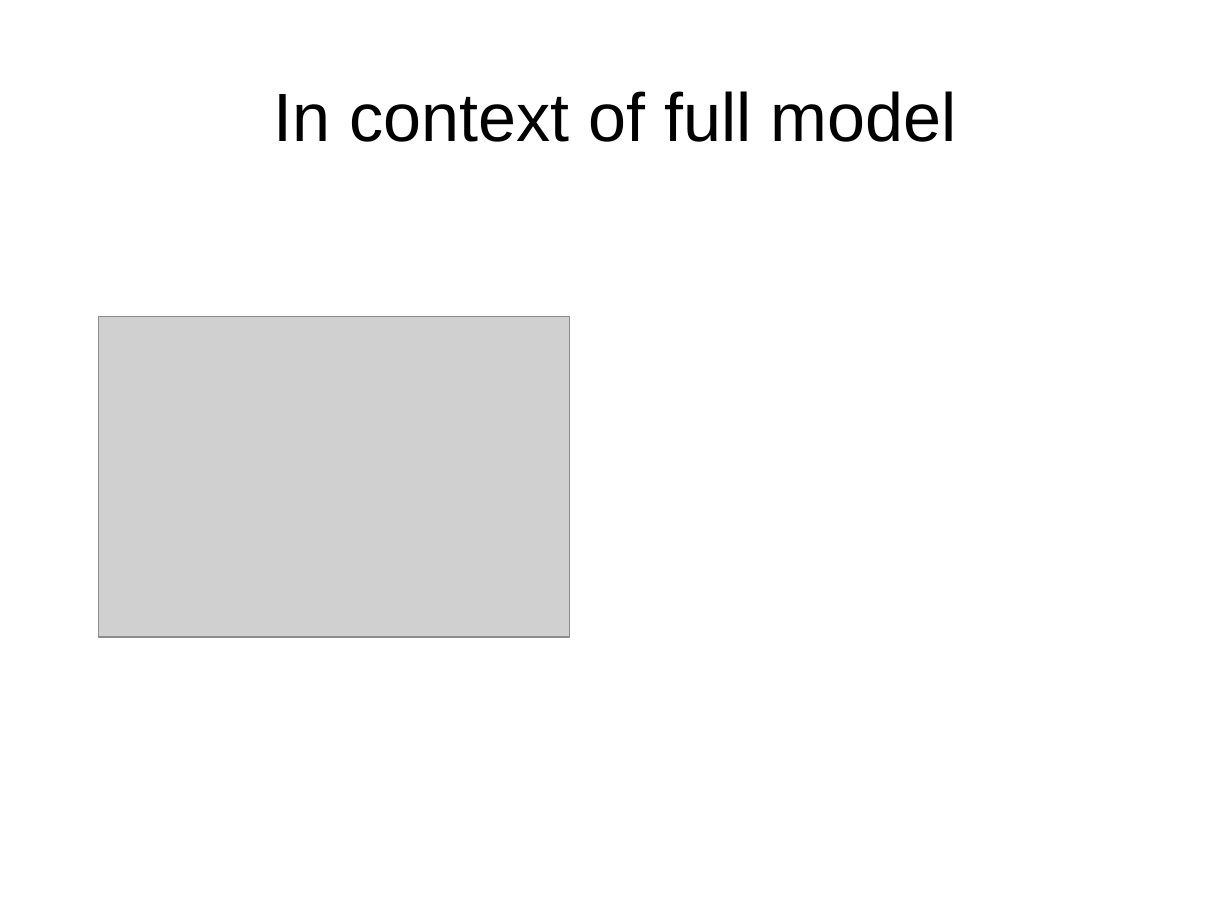
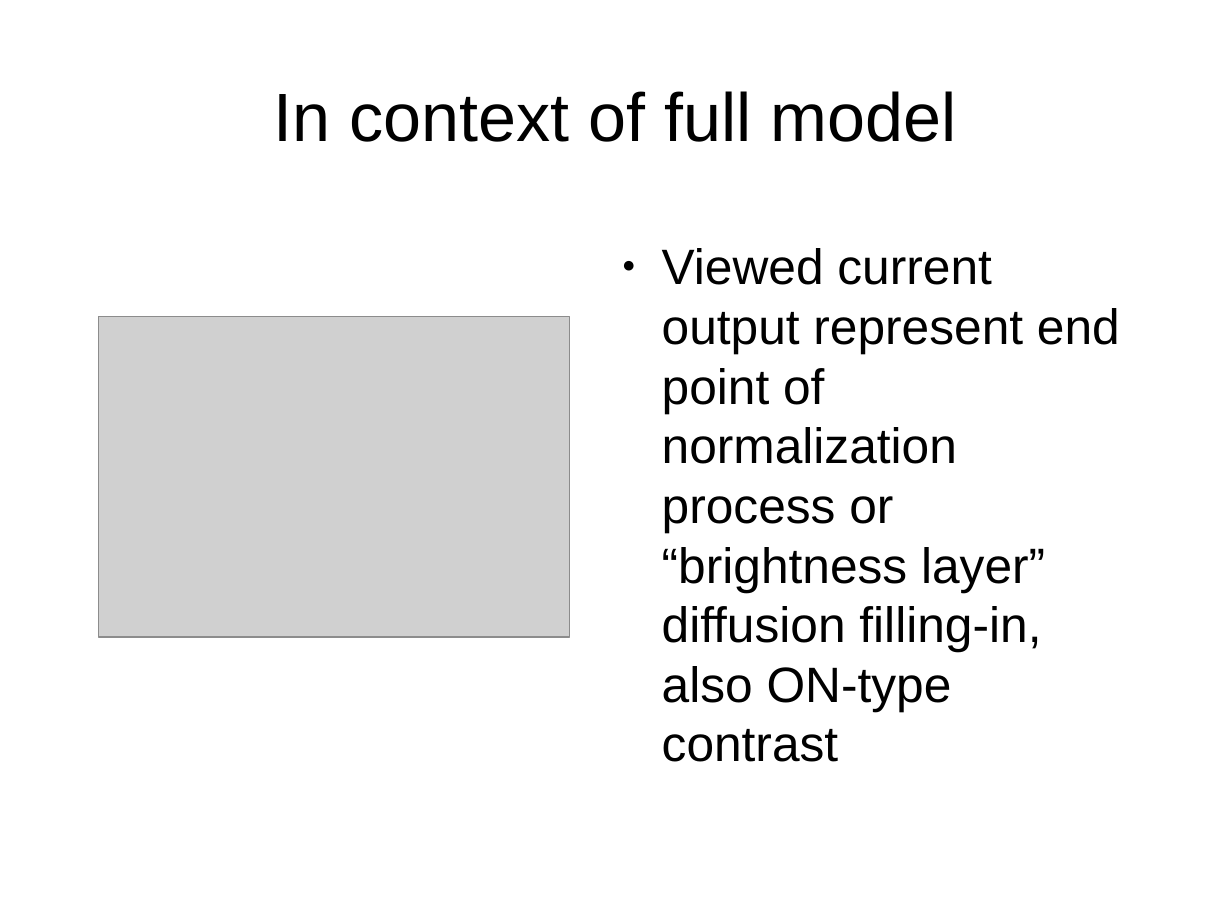
Before and after one commit to TUBvision/contAdapt_francis, a slide deck: slide 14 of Documents/Dynamic normalization model .odp (slide 7 before the commit). Drawn at 1232x924 pixels with LibreOffice and Linux fonts; fonts in the diff are those of the drawing; grey boxes stand for pictures. Boxes give left, top, right and bottom in pixels: in the first picture for what was removed or moved away, otherwise in the second. Text is boxed around its words. In the diff, an @@ line names an element or a change of style, - is before the commit and + after.

Commit message:
update presentation for dynamic normalization model

```diff
--- a/Documents/Dynamic normalization model .odp
+++ b/Documents/Dynamic normalization model .odp
@@ text added at box(662, 248, 1120, 762), 32 pt, text #000000 @@
+● Viewed current output represent end point of normalization process or “brightness layer” diffusion filling-in, also ON-type contrast
```
Also in this commit, not shown: 5 other slides changed, 10 slides added, 2 slides removed, 10 other files.
